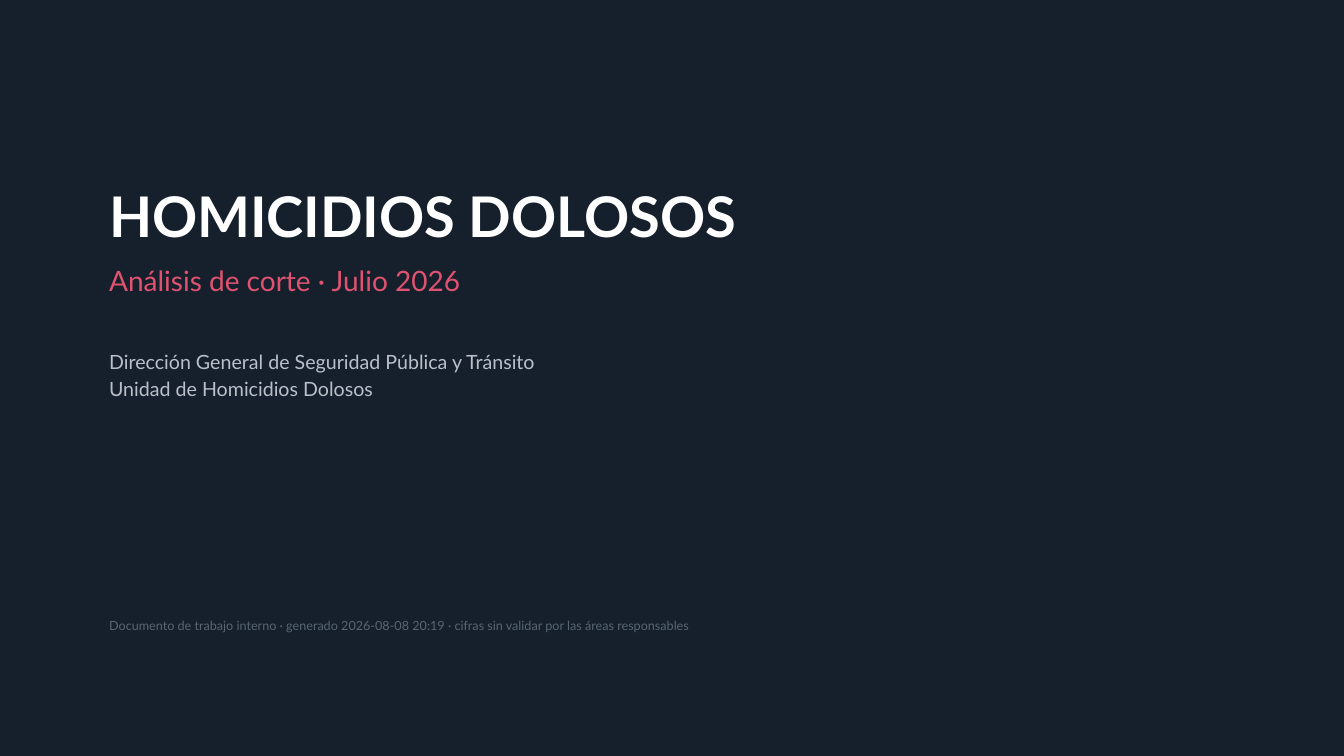
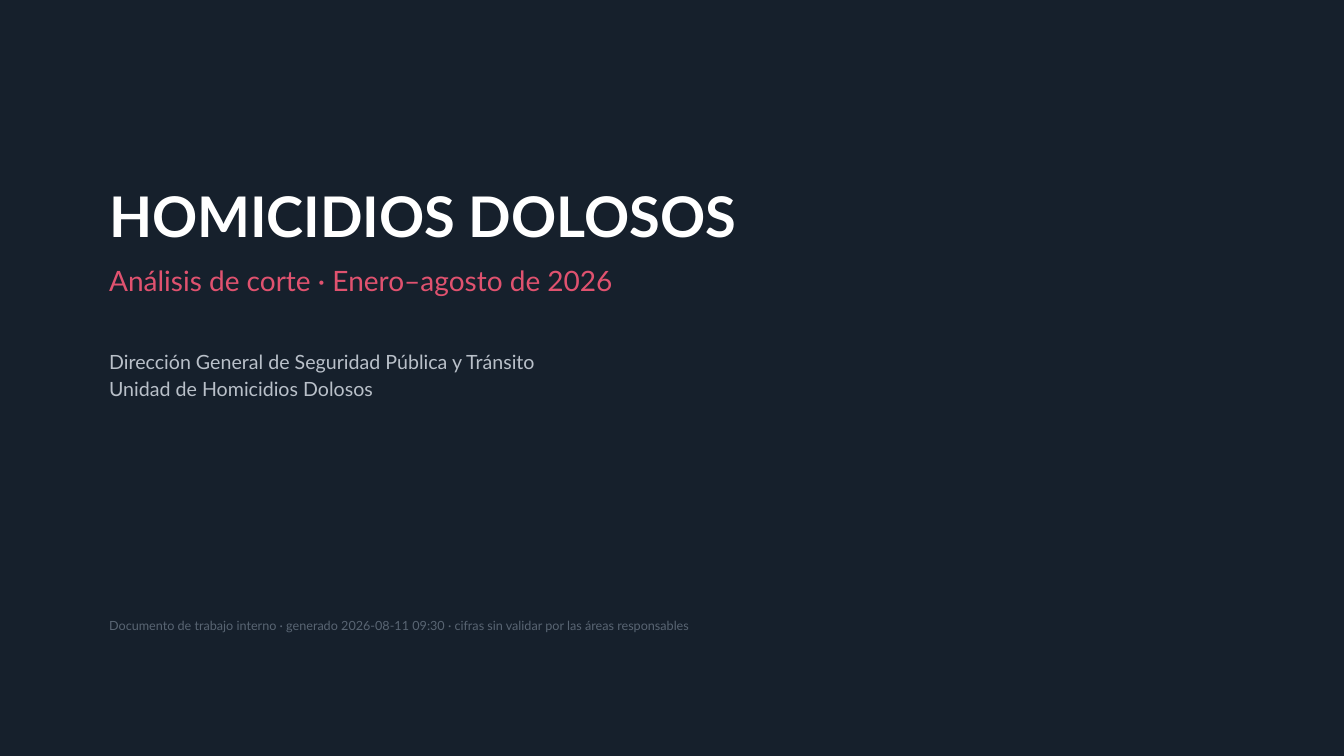
Before and after one commit to sthef0117-ui/sigeo-hd-dgspyt, a slide deck: slide 1 of presentacion/SIGEO-HD_Reunion_Mandos.pptx. Drawn at 1344x756 pixels with LibreOffice and Linux fonts; fonts in the diff are those of the drawing. Boxes give left, top, right and bottom in pixels: in the first picture for what was removed or moved away, otherwise in the second. Text is boxed around its words. In the diff, an @@ line names an element or a change of style, - is before the commit and + after.

```diff
--- a/presentacion/SIGEO-HD_Reunion_Mandos.pptx
+++ b/presentacion/SIGEO-HD_Reunion_Mandos.pptx
@@ text at bbox=[109, 270, 612, 296]: text changed @@
-Análisis de corte · Julio 2026
+Análisis de corte · Enero–agosto de 2026
@@ text at bbox=[109, 621, 689, 632]: text changed @@
-Documento de trabajo interno · generado 2026-08-08 20:19 · cifras sin validar por las áreas responsables
+Documento de trabajo interno · generado 2026-08-11 09:30 · cifras sin validar por las áreas responsables
```
Also in this commit, not shown: 5 other slides changed, 21 other files.
